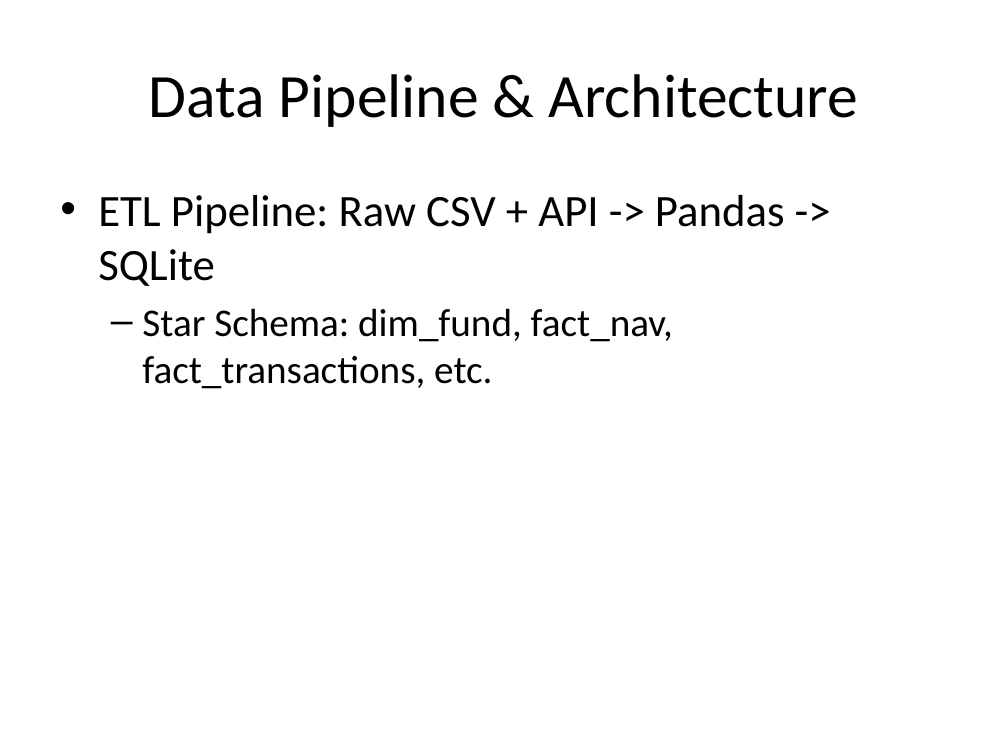
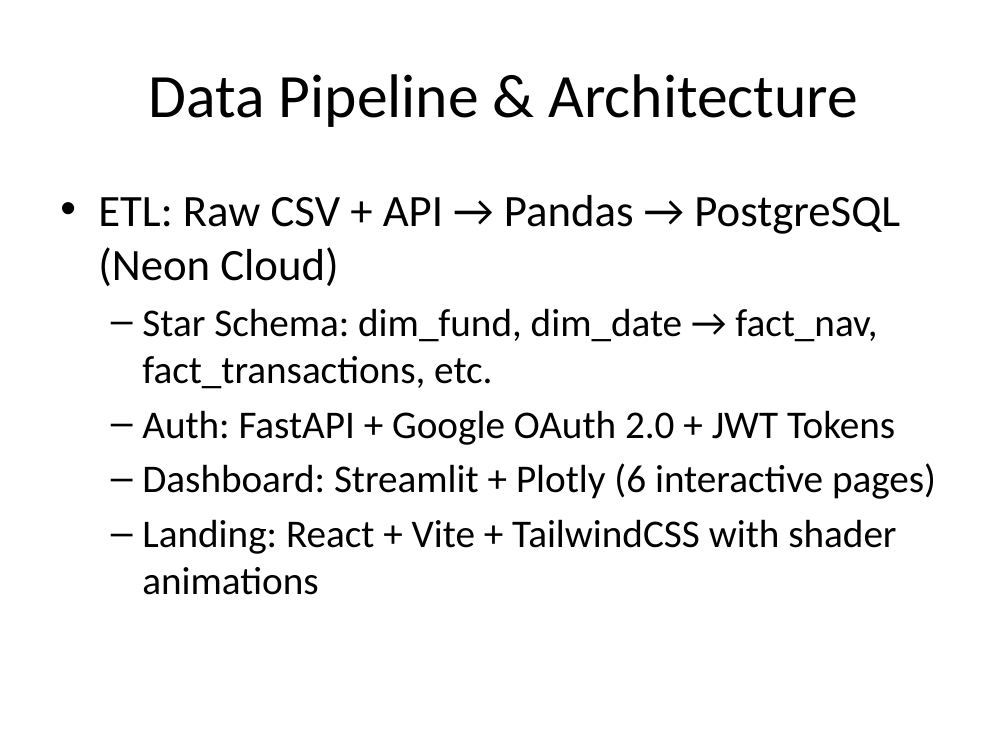
Before and after one commit to prathmeshnanda2007-sudo/MUTUAL-FUND-ANALYSIS, a slide deck: slide 3 of reports/Project_Presentation_Deck.pptx. Drawn at 1008x756 pixels with LibreOffice and Linux fonts; fonts in the diff are those of the drawing. Boxes give left, top, right and bottom in pixels: in the first picture for what was removed or moved away, otherwise in the second. Text is boxed around its words. In the diff, an @@ line names an element or a change of style, - is before the commit and + after.

Commit message:
Complete 5-phase plan: Update dashboard, landing page, reports, and secure secrets

```diff
--- a/reports/Project_Presentation_Deck.pptx
+++ b/reports/Project_Presentation_Deck.pptx
@@ text at box(98, 195, 936, 595): text changed @@
-• ETL Pipeline: Raw CSV + API -> Pandas -> SQLite
-  – Star Schema: dim_fund, fact_nav, fact_transactions, etc.
+• ETL: Raw CSV + API → Pandas → PostgreSQL (Neon Cloud)
+  – Star Schema: dim_fund, dim_date → fact_nav, fact_transactions, etc.
+  – Auth: FastAPI + Google OAuth 2.0 + JWT Tokens
+  – Dashboard: Streamlit + Plotly (6 interactive pages)
+  – Landing: React + Vite + TailwindCSS with shader animations
```
Also in this commit, not shown: 5 other slides changed, 6 slides added, 6 slides removed, 11 other files.
